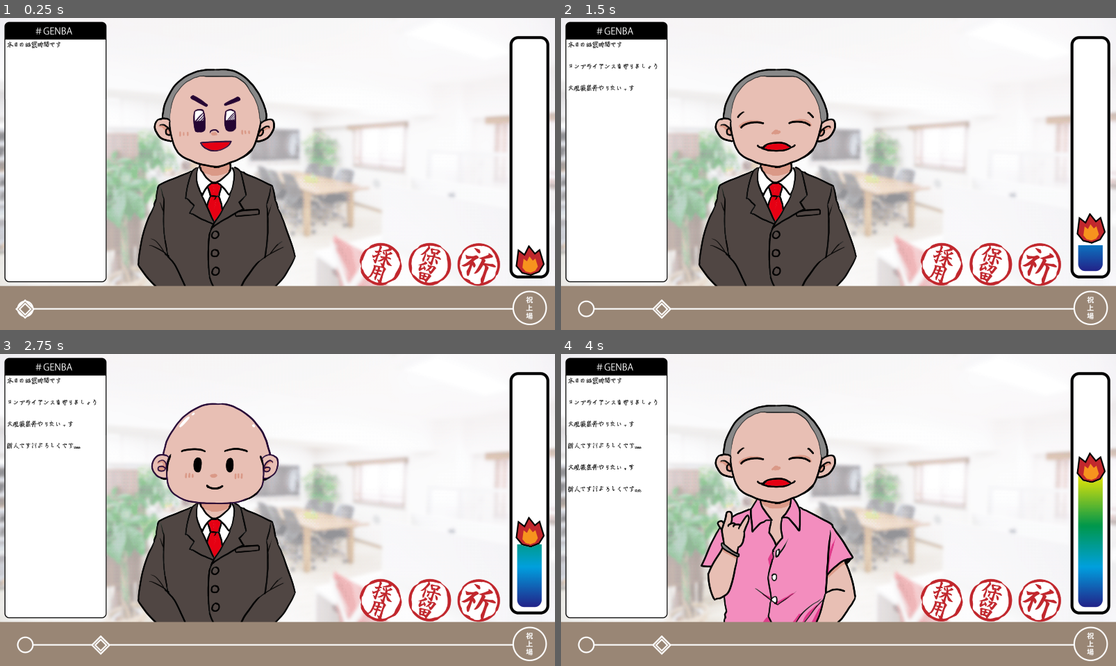
Above: before the commit, frames 1-4 (two rows, left to right).
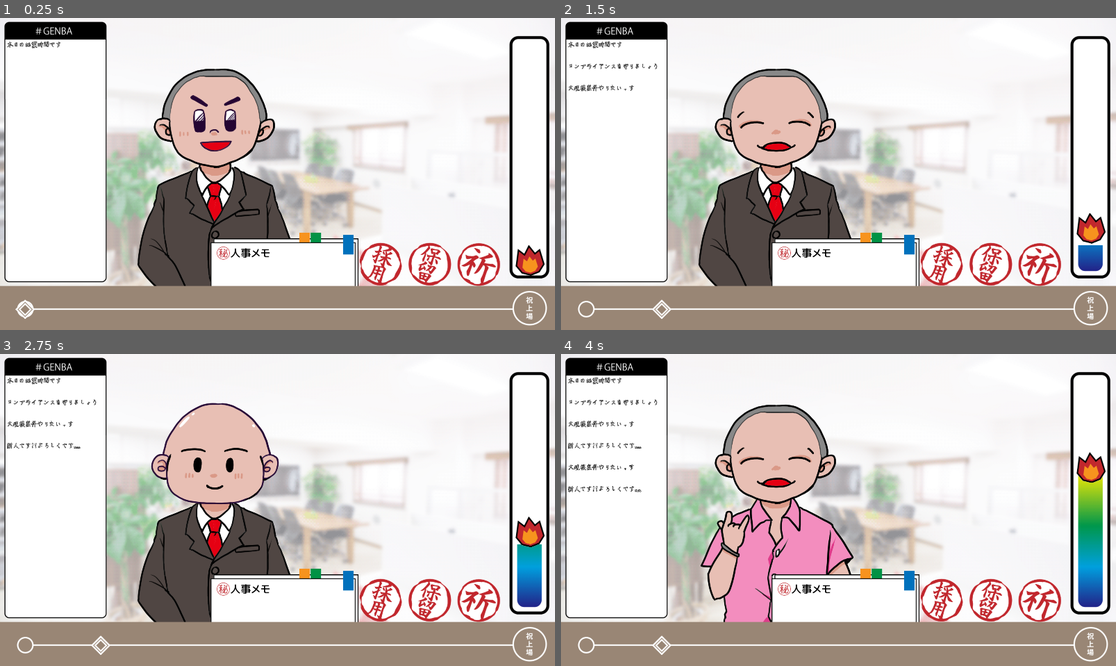
Above: after the commit, the same moments.

Repository: manzyun/PrayForApply
Game: Godot game, scene res://scenes/main.tscn
The game is run twice, just before and just after one commit, with the same random seed, the same clock (stepped at 60 frames per second) and the same inputs. This scene is started directly instead of the project's main scene.
Inputs (mouse positions are in pixels of both pictures, inside the frame that each line leads up to):
- Up to frame 1 (0.25 s): no input
- Up to frame 2 (1.5 s): click (943, 264) at 0.5 s; click (988, 264) at 1.25 s
- Up to frame 3 (2.75 s): click (477, 600) at 2 s
- Up to frame 4 (4 s): click (943, 600) at 2.75 s; click (988, 600) at 3.5 s

The runs differ from the first frame. In frame 1, 3.6% of the frame differs, in the area x 2-99%, y 68-99%; in frame 2, 3.6%; in frame 3, 3.6%; in frame 4, 3.7%, in the area x 3-99%, y 68-99%.

Commit message:
add SecretPersonnelMemo2

Diff:
--- /dev/null
+++ b/scenes/SecretPersonalMemo.gd
@@ -0,0 +1,25 @@
+extends TextureRect
+
+
+# Declare member variables here. Examples:
+# var a = 2
+# var b = "text"
+
+
+# Called when the node enters the scene tree for the first time.
+func _ready():
+	pass # Replace with function body.
+
+
+# Called every frame. 'delta' is the elapsed time since the previous frame.
+#func _process(delta):
+#	set_text_colar(Color(0.2, 1.0, 0.7))
+#	pass
+
+func set_text_colar(text_color):
+	$LastEducationLabel.add_color_override("font_color",  text_color)
+	$LastEducationList.add_color_override("font_color",  text_color)
+	$WorkHistoryLabel.add_color_override("font_color",  text_color)
+	$WorkHistoryList.add_color_override("font_color",  text_color)
+	$LicenseLabel.add_color_override("font_color",  text_color)
+	$LicenseList.add_color_override("font_color",  text_color)
--- /dev/null
+++ b/scenes/SecretPersonalMemo.tscn
@@ -0,0 +1,86 @@
+[gd_scene load_steps=6 format=2]
+
+[ext_resource path="res://fonts/mogihaPen_ver120/mogihaPen.ttf" type="DynamicFontData" id=1]
+[ext_resource path="res://images/white_list.png" type="Texture" id=2]
+[ext_resource path="res://scenes/SecretPersonalMemo.gd" type="Script" id=3]
+
+[sub_resource type="DynamicFont" id=1]
+size = 18
+outline_color = Color( 0, 0, 0, 1 )
+font_data = ExtResource( 1 )
+
+[sub_resource type="DynamicFont" id=2]
+size = 17
+font_data = ExtResource( 1 )
+
+[node name="SecretPersonalMemo" type="TextureRect"]
+margin_right = 502.0
+margin_bottom = 696.0
+texture = ExtResource( 2 )
+script = ExtResource( 3 )
+
+[node name="LastEducationLabel" type="Label" parent="."]
+margin_left = 56.0
+margin_top = 192.0
+margin_right = 128.0
+margin_bottom = 211.0
+custom_colors/font_color = Color( 0, 0, 0, 1 )
+custom_fonts/font = SubResource( 1 )
+text = "評価対象学歴"
+
+[node name="LastEducationList" type="Label" parent="."]
+margin_left = 80.0
+margin_top = 216.0
+margin_right = 448.0
+margin_bottom = 320.0
+custom_colors/font_color = Color( 0, 0, 0, 1 )
+custom_fonts/font = SubResource( 2 )
+text = "アート専門学校　３Ｄアーティストコース　卒業
+アート専門学校　イラストレーターコース　卒業
+アート専門学校　デジタルサウンドコース　卒業
+デジタル専門学校　卒業
+芸術大学　芸術学部　卒業"
+
+[node name="WorkHistoryLabel" type="Label" parent="."]
+margin_left = 56.0
+margin_top = 344.0
+margin_right = 164.0
+margin_bottom = 363.0
+custom_colors/font_color = Color( 0, 0, 0, 1 )
+custom_fonts/font = SubResource( 1 )
+text = "評価対象職歴"
+
+[node name="WorkHistoryList" type="Label" parent="."]
+margin_left = 80.0
+margin_top = 376.0
+margin_right = 448.0
+margin_bottom = 480.0
+custom_colors/font_color = Color( 0, 0, 0, 1 )
+custom_fonts/font = SubResource( 2 )
+text = "未経験,
+プログラマー　経験年数３年以上
+プログラマー　経験年数１０年以上
+ゲーム会社勤務（ＰＧ）
+２Ｄデザイン　経験年数１０年以上"
+
+[node name="LicenseLabel" type="Label" parent="."]
+margin_left = 56.0
+margin_top = 504.0
+margin_right = 164.0
+margin_bottom = 523.0
+custom_colors/font_color = Color( 0, 0, 0, 1 )
+custom_fonts/font = SubResource( 1 )
+text = "評価対象資格"
+
+[node name="LicenseList" type="Label" parent="."]
+margin_left = 80.0
+margin_top = 536.0
+margin_right = 448.0
+margin_bottom = 640.0
+custom_colors/font_color = Color( 0, 0, 0, 1 )
+custom_fonts/font = SubResource( 2 )
+text = "色彩検定２級
+CAD技能検定一級,
+blender検定一級
+CAD技能検定一級,
+blender検定一級"
--- /dev/null
+++ b/scenes/SecretPersonnelMemoDialog.gd
@@ -0,0 +1,33 @@
+extends ColorRect
+
+
+# Declare member variables here. Examples:
+# var a = 2
+# var b = "text"
+
+
+# Called when the node enters the scene tree for the first time.
+func _ready():
+	pass # Replace with function body.
+
+
+# Called every frame. 'delta' is the elapsed time since the previous frame.
+func _process(delta):
+	set_white_list()
+	set_black_list()
+	pass
+
+func set_white_list():
+	$WhiteList.set_text_colar(Color(0.0, 0.0 ,0.0))
+
+func set_black_list():
+	$BlackList.set_text_colar(Color(1.0, 1.0 ,1.0))
+	$BlackList/LastEducationLabel.text = "底辺学歴(評価対象外)"
+	$BlackList/WorkHistoryLabel.text = "体育会系会社(評価対象外)"
+	$BlackList/LicenseLabel.text = "無意味資格(評価対象外)"
+
+func _on_SecretPersonnelMemoButton_pressed():
+	visible = true
+
+func _on_ExitButton_pressed():
+	visible = false
--- /dev/null
+++ b/scenes/SecretPersonnelMemoDialog.tscn
@@ -0,0 +1,43 @@
+[gd_scene load_steps=6 format=2]
+
+[ext_resource path="res://scenes/SecretPersonalMemo.tscn" type="PackedScene" id=1]
+[ext_resource path="res://images/black_list.png" type="Texture" id=2]
+[ext_resource path="res://scenes/SecretPersonnelMemoDialog.gd" type="Script" id=3]
+[ext_resource path="res://fonts/mogihaPen_ver120/mogihaPen.ttf" type="DynamicFontData" id=4]
+
+[sub_resource type="DynamicFont" id=1]
+size = 36
+font_data = ExtResource( 4 )
+
+[node name="SecretPersonnelMemoDialog" type="ColorRect"]
+anchor_right = 1.0
+anchor_bottom = 1.0
+color = Color( 0.235294, 0.235294, 0.235294, 0.890196 )
+script = ExtResource( 3 )
+
+[node name="WhiteList" parent="." instance=ExtResource( 1 )]
+margin_left = 192.0
+margin_top = 128.0
+margin_right = 694.0
+margin_bottom = 824.0
+
+[node name="BlackList" parent="." instance=ExtResource( 1 )]
+margin_left = 1216.0
+margin_top = 128.0
+margin_right = 1718.0
+margin_bottom = 824.0
+texture = ExtResource( 2 )
+
+[node name="ExitButton" type="Button" parent="."]
+anchor_left = 0.5
+anchor_top = 1.0
+anchor_right = 0.5
+anchor_bottom = 1.0
+margin_left = -80.0
+margin_top = -184.0
+margin_right = 72.0
+margin_bottom = -104.0
+custom_fonts/font = SubResource( 1 )
+text = "Exit"
+
+[connection signal="pressed" from="ExitButton" to="." method="_on_ExitButton_pressed"]
--- a/scenes/main.tscn
+++ b/scenes/main.tscn
@@ -29,6 +29,8 @@
 [ext_resource path="res://textures/applyer_headF01.png" type="Texture" id=27]
 [ext_resource path="res://scenes/FlameProgress.tscn" type="PackedScene" id=28]
 [ext_resource path="res://scenes/ListedProgress.tscn" type="PackedScene" id=29]
+[ext_resource path="res://scenes/SecretPersonnelMemoDialog.tscn" type="PackedScene" id=30]
+[ext_resource path="res://images/secret_personnel_memo.png" type="Texture" id=31]
 
 [sub_resource type="SpriteFrames" id=1]
 animations = [ {
@@ -80,6 +82,11 @@
 margin_bottom = -164.0
 
 [node name="ListedProgress" parent="main_HUD" instance=ExtResource( 29 )]
+margin_top = -152.0
+margin_bottom = 1.0
+
+[node name="SecretPersonnelMemoDialog" parent="main_HUD" instance=ExtResource( 30 )]
+visible = false
 
 [node name="Applyer" type="Node2D" parent="."]
 position = Vector2( 750, 500 )
@@ -116,6 +123,13 @@
 margin_bottom = 22.0
 custom_fonts/font = SubResource( 3 )
 
+[node name="SecretPersonnelMemoButton" type="TextureButton" parent="."]
+margin_left = 728.0
+margin_top = 744.0
+margin_right = 1240.0
+margin_bottom = 1447.0
+texture_normal = ExtResource( 31 )
+
 [connection signal="generate_applyer_graphics" from="." to="Applyer" method="_generate_applyer_graphics"]
 [connection signal="play_or_apply_rating" from="." to="main_HUD" method="_calc_score"]
 [connection signal="apply" from="main_HUD" to="." method="_game_controller"]
@@ -124,3 +138,4 @@
 [connection signal="pray" from="main_HUD" to="." method="_game_controller"]
 [connection signal="stay" from="main_HUD" to="." method="_game_controller"]
 [connection signal="graphics_pare" from="Applyer" to="." method="_on_Applyer_graphics_pare"]
+[connection signal="pressed" from="SecretPersonnelMemoButton" to="main_HUD/SecretPersonnelMemoDialog" method="_on_SecretPersonnelMemoButton_pressed"]
Binary file added: images/black_list.png
Not shown, added: images/black_list.png.import
Binary file added: images/secret_personnel_memo.png
Not shown, added: images/secret_personnel_memo.png.import
Binary file added: images/white_list.png
Not shown, added: images/white_list.png.import
Not shown: 1 places in scenes/main.tscn that only renumber resources
